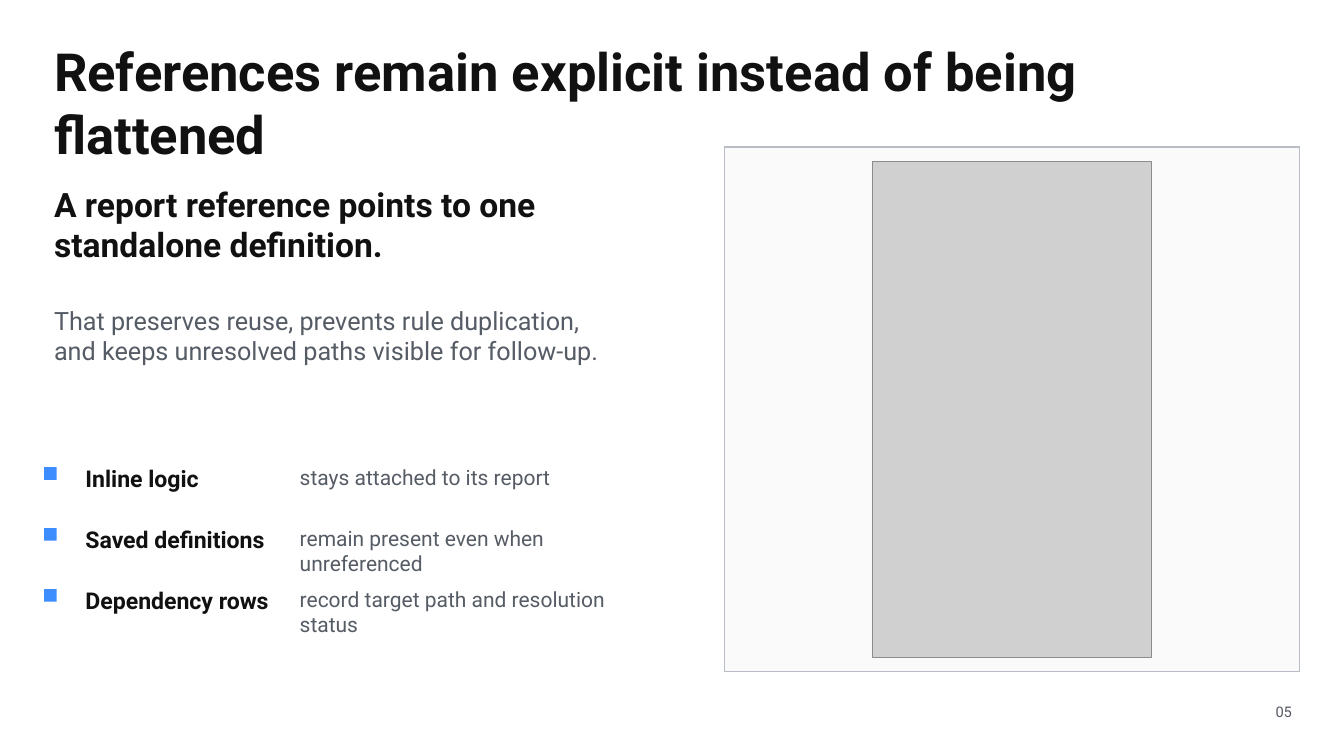
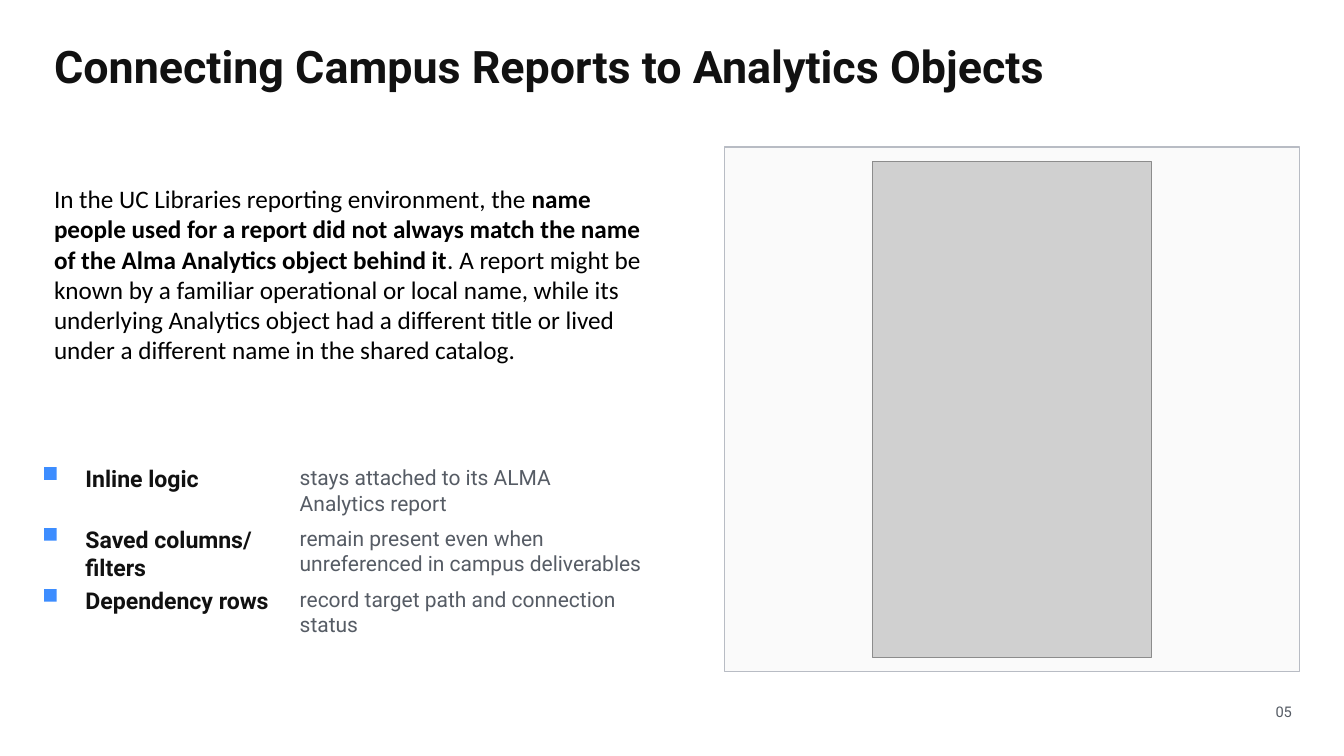
Before and after one commit to kristenchua-commits/alma-analytics-catalog-file-parser-project, a slide deck: slide 10 of documentation/presentations/alma-analytics-catalog-file-parser-overview.pptx (slide 5 before the commit). Drawn at 1344x756 pixels with LibreOffice and Linux fonts; fonts in the diff are those of the drawing; grey boxes stand for pictures. Boxes give left, top, right and bottom in pixels: in the first picture for what was removed or moved away, otherwise in the second. Text is boxed around its words. In the diff, an @@ line names an element or a change of style, - is before the commit and + after.

```diff
--- a/documentation/presentations/alma-analytics-catalog-file-parser-overview.pptx
+++ b/documentation/presentations/alma-analytics-catalog-file-parser-overview.pptx
@@ text at [54, 49, 1043, 93]: text changed; size 37.5 to 32 pt @@
-References remain explicit instead of being flattened
+Connecting Campus Reports to Analytics Objects
@@ text at [54, 190, 641, 364]: text changed; size 24 to 18 pt; font Roboto to Calibri; text colour #111111 to #000000; bold off @@
-A report reference points to one standalone definition.
+In the UC Libraries reporting environment, the name people used for a report did not always match the name of the Alma Analytics object behind it. A report might be known by a familiar operational or local name, while its underlying Analytics object had a different title or lived under a different name in the shared catalog.
@@ text removed at [54, 311, 598, 365] @@
-That preserves reuse, prevents rule duplication, and keeps unresolved paths visible for follow-up.
@@ text at [300, 469, 551, 516]: text changed @@
-stays attached to its report
+stays attached to its ALMA Analytics report
@@ text at [85, 530, 251, 577]: text changed @@
-Saved definitions
+Saved columns/ filters
@@ text at [300, 530, 641, 576]: text changed @@
-remain present even when unreferenced
+remain present even when unreferenced in campus deliverables
@@ text at [300, 591, 616, 632]: text changed @@
-record target path and resolution status
+record target path and connection status
```
Also in this commit, not shown: 6 other slides changed, 5 slides added, 3 other files.
